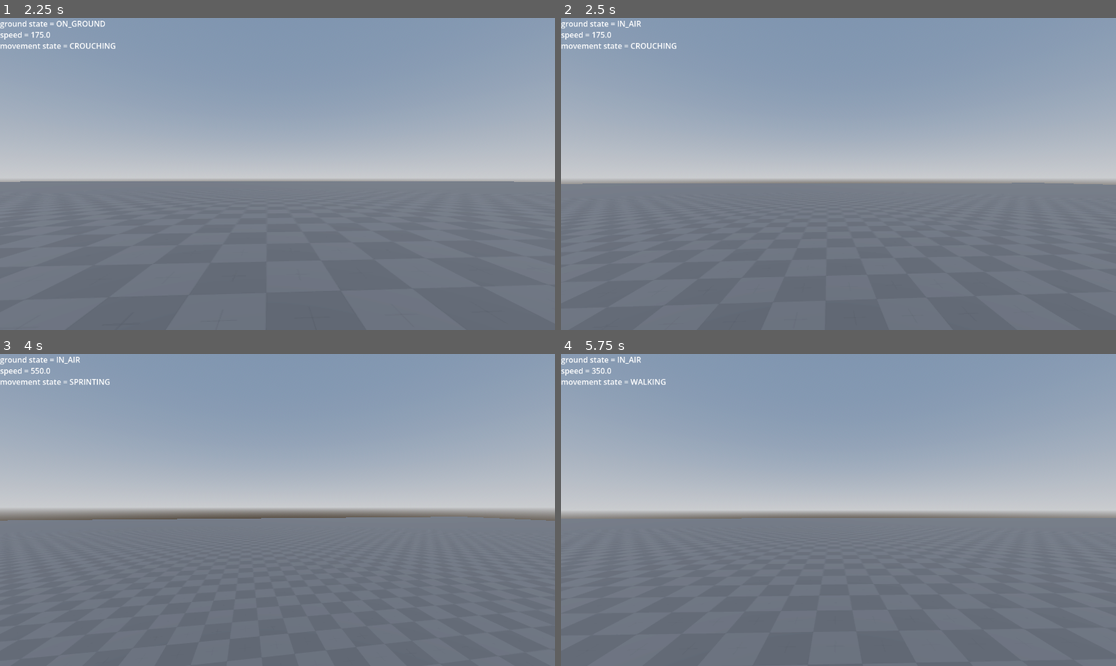
Above: before the commit, frames 1-4 (two rows, left to right).
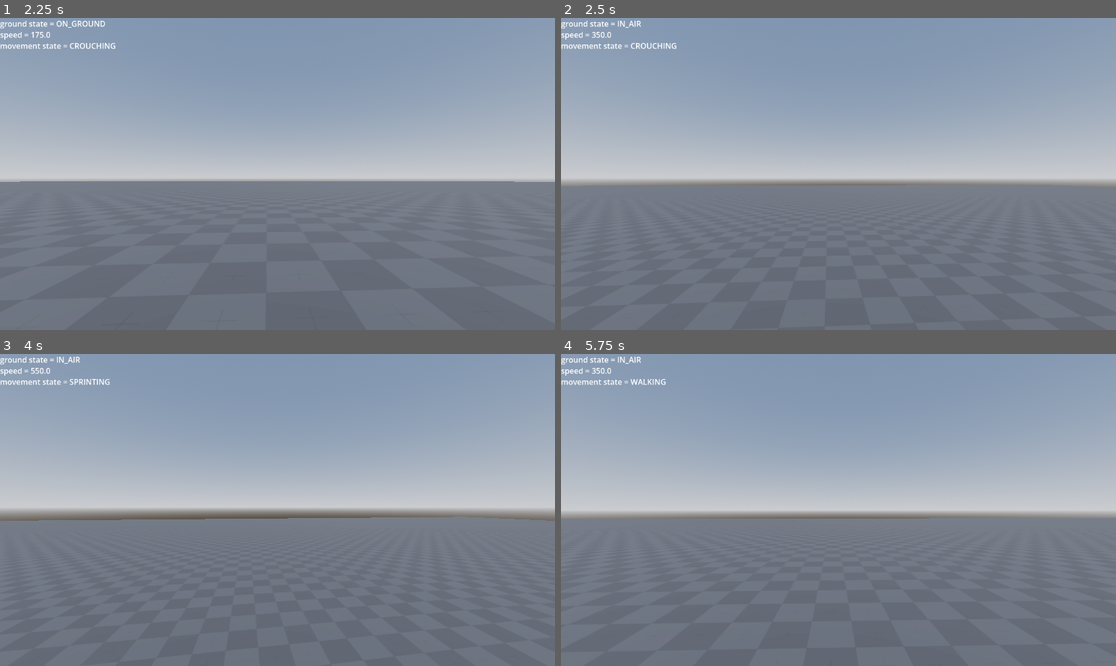
Above: after the commit, the same moments.

Repository: schlorp/Bo3Clone
Game: Godot game, scene res://Scenes/Game.tscn
Two runs of this game, one before a commit and one after it. Both use one fixed random seed, a clock stepped at 60 frames per second and the inputs below.
Inputs (mouse positions are in pixels of both pictures, inside the frame that each line leads up to):
- Up to frame 1 (2.25 s): tap Enter at 0.5 s; move the mouse to (305, 174) at 0.52 s; hold W (game_move_forward) from 0.53 s (still down); tap Space (game_jump) at 0.6, 0.77, 1.07, 1.52, 1.55, 1.82, 2 s; click (305, 174) at 0.67 s; move the mouse to (249, 174) at 1.27 s; right-click (249, 174) at 1.35 s; move the mouse to (288, 167) at 2.02 s; hold Ctrl (game_crouch) from 2.03 s (still down)
- Up to frame 2 (2.5 s): keep holding W (game_move_forward); keep holding Ctrl (game_crouch); tap Space (game_jump) at 2.3 s
- Up to frame 3 (4 s): keep holding W (game_move_forward); tap Enter at 2.75 s; move the mouse to (271, 516) at 2.77 s; release Ctrl (game_crouch) at 2.78 s; click (271, 516) at 2.85 s; tap Space (game_jump) at 3.02, 3.05, 3.32, 3.5, 3.77, 3.8 s; move the mouse to (316, 513) at 3.52 s; hold Shift (game_sprint) from 3.53 s (still down)
- Up to frame 4 (5.75 s): keep holding W (game_move_forward); tap Space (game_jump) at 4.07, 4.52, 4.55, 4.82, 5.3 s; tap Enter at 4.25 s; move the mouse to (794, 506) at 4.27 s; release Shift (game_sprint) at 4.28 s; tap V (game_switch_fire_mode) at 4.35 s; move the mouse to (844, 510) at 5.02 s; tap 1 (game_switch_key_1) at 5.1 s; click (844, 510) at 5.17 s

Frame 1 is identical in both runs. In frame 2, 0.2% of the frame differs, in the area x 0-100%, y 4-54%; in frame 3, less than 0.1%; in frame 4, less than 0.1%.

Commit message:
good basic transitions, some need to be fixed, and functionality needs to be transferred to the states

Diff:
--- a/Scripts/Movement/crouch_state.gd
+++ b/Scripts/Movement/crouch_state.gd
@@ -7,9 +7,28 @@
 	state_name = "CrouchState"
 
 
-func _ready() -> void:
-	pass
+func setup_transitions() -> void:
+	add_transition(
+		Transition.new(
+			self,
+			state_machine.available_states["SprintingState"],
+			func():	return state_machine.is_sprinting && state_machine.movement_node.is_moving()
+		)
+	)
+	add_transition(
+		Transition.new(
+			self,
+			state_machine.available_states["WalkingState"],
+			func():	return state_machine.movement_node.is_moving() && !state_machine.movement_node.is_crouching() || Input.is_action_just_pressed("game_jump")
+		)
+	)
+	add_transition(
+		Transition.new(
+			self,
+			state_machine.available_states["IdleState"],
+			func():	return !state_machine.movement_node.is_moving() && !state_machine.movement_node.is_crouching()
+		)
+	)
 
-
-func _process(delta: float) -> void:
-	pass
+func enter_state() -> void:
+	state_machine.movement_node.current_movement_speed = state_machine.movement_node.crouch_speed
--- a/Scripts/Movement/idle_state.gd
+++ b/Scripts/Movement/idle_state.gd
@@ -12,27 +12,27 @@
 		Transition.new(
 			self,
 			state_machine.available_states["WalkingState"],
-			Callable(state_machine, "is_moving")
+			func(): return state_machine.movement_node.is_moving() && !state_machine.is_sprinting && state_machine.movement_node.is_grounded()
 		)
 	)
 	add_transition(
 		Transition.new(
 			self,
 			state_machine.available_states["JumpingState"],
-			Callable(state_machine, "is_jumping")
+			func(): return !state_machine.movement_node.is_grounded()
 		)
 	)
 	add_transition(
 		Transition.new(
 			self,
 			state_machine.available_states["CrouchState"],
-			Callable(state_machine, "is_crouching")
+			func(): return state_machine.movement_node.is_crouching() && state_machine.movement_node.is_grounded()
 		)
 	)
 	add_transition(
 		Transition.new(
 			self,
 			state_machine.available_states["SprintingState"],
-			Callable(state_machine, "is_sprinting")
+			func():	return state_machine.is_sprinting && state_machine.movement_node.is_grounded()
 		)
 	)
--- a/Scripts/Movement/jumping_state.gd
+++ b/Scripts/Movement/jumping_state.gd
@@ -6,10 +6,32 @@
 	super._init(_statemachine)
 	state_name = "JumpingState"
 
-
-func _ready() -> void:
-	pass
-
-
-func _process(delta: float) -> void:
-	pass
+func setup_transitions() -> void:
+	add_transition(
+		Transition.new(
+			self,
+			state_machine.available_states["SprintingState"],
+			func():	return state_machine.is_sprinting && state_machine.movement_node.is_grounded() && state_machine.movement_node.is_moving()
+		)
+	)
+	add_transition(
+		Transition.new(
+			self,
+			state_machine.available_states["CrouchState"],
+			func():	return state_machine.movement_node.is_crouching() && state_machine.movement_node.is_grounded()
+		)
+	)
+	add_transition(
+		Transition.new(
+			self,
+			state_machine.available_states["WalkingState"],
+			func():	return state_machine.movement_node.is_moving() && state_machine.movement_node.is_grounded()
+		)
+	)
+	add_transition(
+		Transition.new(
+			self,
+			state_machine.available_states["IdleState"],
+			func():	return !state_machine.movement_node.is_moving() && state_machine.movement_node.is_grounded()
+		)
+	)
--- a/Scripts/Movement/movement_node.gd
+++ b/Scripts/Movement/movement_node.gd
@@ -16,7 +16,7 @@
 
 var _jump_basis: Basis
 
-var _player_ground_state: Enums.PlayerGroundState = Enums.PlayerGroundState.ON_GROUND
+var player_ground_state: Enums.PlayerGroundState = Enums.PlayerGroundState.ON_GROUND
 var _player_movement_state: Enums.PlayerMovementState = Enums.PlayerMovementState.IDLE
 
 var movement_vector: Vector3 = Vector3.ZERO
@@ -32,7 +32,7 @@
 	input_parser.connect("on_crouch_input", Callable(self, "crouch"))
 
 func handle_movement_input(vector: Vector3) -> void:
-	if _player_ground_state == Enums.PlayerGroundState.IN_AIR:
+	if player_ground_state == Enums.PlayerGroundState.IN_AIR:
 		return
 
 	var direction := Vector3.ZERO
@@ -44,7 +44,7 @@
 
 
 func apply_movementvector(delta: float) -> void:
-	if _player_ground_state == Enums.PlayerGroundState.IN_AIR:
+	if player_ground_state == Enums.PlayerGroundState.IN_AIR:
 		parent_character.velocity = _jump_basis * movement_vector * current_movement_speed * delta
 	else:
 		parent_character.velocity = parent_character.transform.basis * movement_vector * current_movement_speed * delta
@@ -59,7 +59,7 @@
 		movement_vector.y = 0
 
 func decellerate_slide(delta: float) -> void:
-	if _player_ground_state == Enums.PlayerGroundState.IN_AIR:
+	if player_ground_state == Enums.PlayerGroundState.IN_AIR:
 		return
 
 	var deceleration_rate: float = 5.0
@@ -77,13 +77,13 @@
 
 
 func jump() -> void:
-	if _player_ground_state == Enums.PlayerGroundState.ON_GROUND:
+	if player_ground_state == Enums.PlayerGroundState.ON_GROUND:
 		_jump_basis = parent_character.transform.basis
 		movement_vector.y = jump_force
 
 
 func sprint(is_sprinting: bool) -> void:
-	if is_sprinting && _player_ground_state == Enums.PlayerGroundState.ON_GROUND && _player_movement_state != Enums.PlayerMovementState.CROUCHING:
+	if is_sprinting && player_ground_state == Enums.PlayerGroundState.ON_GROUND && _player_movement_state != Enums.PlayerMovementState.CROUCHING:
 		current_movement_speed = sprint_speed
 	elif !is_sprinting && _player_movement_state == Enums.PlayerMovementState.SPRINTING:
 		current_movement_speed = walk_speed
@@ -101,11 +101,18 @@
 	current_movement_speed = sprint_speed + initial_slide_boost
 
 
+func is_moving() -> bool:
+	return movement_vector.x != 0 or movement_vector.z != 0
 
+func is_crouching() -> bool:
+	return current_movement_speed == crouch_speed
+
+func is_grounded() -> bool:
+	return player_ground_state == Enums.PlayerGroundState.ON_GROUND
 
 
 func crouch(is_crouching: bool) -> void:
-	if is_crouching && _player_ground_state == Enums.PlayerGroundState.ON_GROUND && _player_movement_state:
+	if is_crouching && player_ground_state == Enums.PlayerGroundState.ON_GROUND && _player_movement_state:
 		if _player_movement_state == Enums.PlayerMovementState.SPRINTING:
 			slide()
 		else:
@@ -116,15 +123,15 @@
 
 func update_ground_state() -> void:
 	if parent_character.is_on_floor():
-		_player_ground_state = Enums.PlayerGroundState.ON_GROUND
+		player_ground_state = Enums.PlayerGroundState.ON_GROUND
 	else:
-		_player_ground_state = Enums.PlayerGroundState.IN_AIR
+		player_ground_state = Enums.PlayerGroundState.IN_AIR
 
-	emit_signal("ground_state_changed", _player_ground_state)
+	emit_signal("ground_state_changed", player_ground_state)
 
 
 func update_movement_state() -> void:
-	if _player_ground_state == Enums.PlayerGroundState.IN_AIR:
+	if player_ground_state == Enums.PlayerGroundState.IN_AIR:
 		_player_movement_state = Enums.PlayerMovementState.IDLE
 		return
 
--- a/Scripts/Movement/movement_state_machine.gd
+++ b/Scripts/Movement/movement_state_machine.gd
@@ -2,7 +2,7 @@
 
 
 @export var movement_node: MovementNode
-
+var is_sprinting: bool = false
 
 func fill_available_states() -> void:
 	var idle_state = IdleState.new(self)
@@ -28,6 +28,7 @@
 func _ready() -> void:
 	super._ready()
 	switch_to_state("IdleState")
+	movement_node.input_parser.connect("on_sprint_input", Callable(self, "check_if_sprinting"))
 
 
 func _process(delta: float) -> void:
@@ -35,17 +36,5 @@
 	print("Current State: ", _current_state.state_name)
 
 
-func is_sprinting() -> bool:
-	return movement_node.current_movement_speed == movement_node.sprint_speed
-
-func is_crouching() -> bool:
-	return movement_node.current_movement_speed == movement_node.crouch_speed
-
-func is_jumping() -> bool:
-	return movement_node._player_ground_state == Enums.PlayerGroundState.IN_AIR
-
-func is_moving() -> bool:
-	return movement_node.movement_vector.x != 0 or movement_node.movement_vector.z != 0
-
-func is_not_moving() -> bool:
-	return movement_node.movement_vector.x == 0 and movement_node.movement_vector.z == 0
+func check_if_sprinting(_is_sprinting: bool) -> void:
+	is_sprinting = _is_sprinting
--- a/Scripts/Movement/slide_state.gd
+++ b/Scripts/Movement/slide_state.gd
@@ -7,9 +7,18 @@
 	state_name = "SlideState"
 
 
-func _ready() -> void:
-	pass # Replace with function body.
-
-
-func _process(delta: float) -> void:
-	pass
+func setup_transitions() -> void:
+	add_transition(
+		Transition.new(
+			self,
+			state_machine.available_states["CrouchState"],
+			func():	return true #later will be when crouch is completed
+		)
+	)
+	add_transition(
+		Transition.new(
+			self,
+			state_machine.available_states["JumpingState"],
+			func():	return !state_machine.movement_node.is_grounded()
+		)
+	)
--- a/Scripts/Movement/sprinting_state.gd
+++ b/Scripts/Movement/sprinting_state.gd
@@ -6,10 +6,35 @@
 	super._init(_statemachine)
 	state_name = "SprintingState"
 
+func setup_transitions() -> void:
+	add_transition(
+		Transition.new(
+			self,
+			state_machine.available_states["SlideState"],
+			func():	return state_machine.is_sprinting && state_machine.movement_node.is_grounded() && state_machine.movement_node.is_crouching()
+		)
+	)
+	add_transition(
+		Transition.new(
+			self,
+			state_machine.available_states["JumpingState"],
+			func():	return !state_machine.movement_node.is_grounded()
+		)
+	)
+	add_transition(
+		Transition.new(
+			self,
+			state_machine.available_states["WalkingState"],
+			func():	return !state_machine.is_sprinting && state_machine.movement_node.is_moving() && state_machine.movement_node.is_grounded()
+		)
+	)
+	add_transition(
+		Transition.new(
+			self,
+			state_machine.available_states["IdleState"],
+			func():	return !state_machine.movement_node.is_moving() && !state_machine.is_sprinting
+		)
+	)
 
-func _ready() -> void:
-	pass
-
-
-func _process(delta: float) -> void:
-	pass
+func enter_state() -> void:
+	state_machine.movement_node.current_movement_speed = state_machine.movement_node.sprint_speed
--- a/Scripts/Movement/walking_state.gd
+++ b/Scripts/Movement/walking_state.gd
@@ -6,32 +6,37 @@
 	super._init(_statemachine)
 	state_name = "WalkingState"
 
+
 func setup_transitions() -> void:
 	add_transition(
 		Transition.new(
 			self,
-			state_machine.available_states["IdleState"],
-			Callable(state_machine, "is_not_moving")
+			state_machine.available_states["CrouchState"],
+			func():	return state_machine.movement_node.is_crouching()
 		)
 	)
 	add_transition(
 		Transition.new(
 			self,
 			state_machine.available_states["JumpingState"],
-			Callable(state_machine, "is_jumping")
-		)
-	)
-	add_transition(
-		Transition.new(
-			self,
-			state_machine.available_states["CrouchState"],
-			Callable(state_machine, "is_crouching")
+			func():	return !state_machine.movement_node.is_grounded()
 		)
 	)
 	add_transition(
 		Transition.new(
 			self,
 			state_machine.available_states["SprintingState"],
-			Callable(state_machine, "is_sprinting")
+			func():	return state_machine.is_sprinting && state_machine.movement_node.is_grounded()
 		)
 	)
+	add_transition(
+		Transition.new(
+			self,
+			state_machine.available_states["IdleState"],
+			func():	return !state_machine.movement_node.is_moving()
+		)
+	)
+
+
+func enter_state() -> void:
+	state_machine.movement_node.current_movement_speed = state_machine.movement_node.walk_speed
